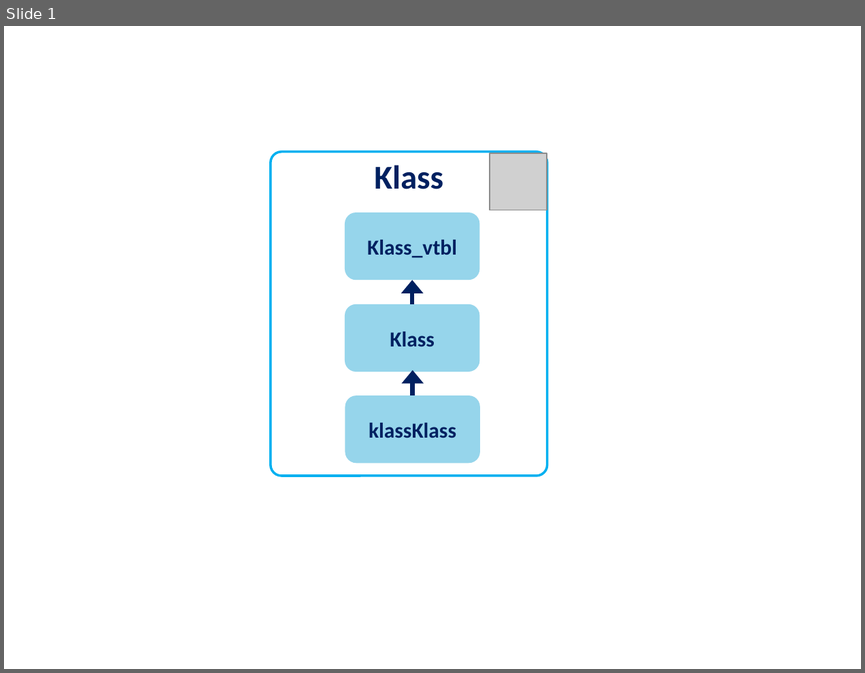
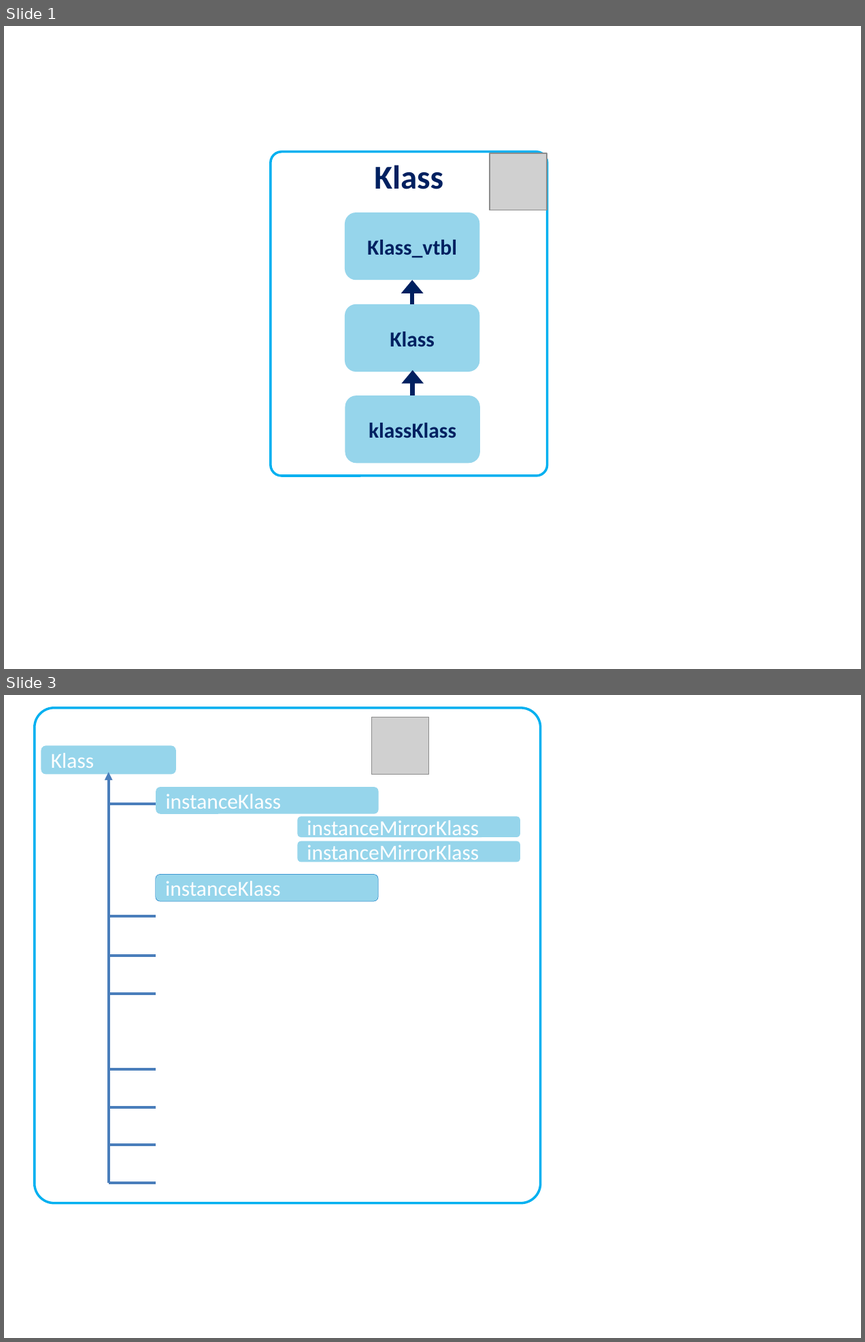
Before and after one commit to znipps/znipps.github.com, a slide deck: ppt/Klass.pptx. Shown one above the other, each under a label of ours: slide 1 before the commit, slides 1 and 3 after it; the slides between them are not shown. The pictures are 865x673 and 865x1342 pixels, drawn with LibreOffice and Linux fonts; fonts in the diff are those of the drawing; grey boxes stand for pictures. Boxes give left, top, right and bottom in pixels: in the first picture for what was removed or moved away, otherwise in the second. Text is boxed around its words. In the diff, an @@ line names an element or a change of style, - is before the commit and + after.

```diff
--- a/ppt/Klass.pptx
+++ b/ppt/Klass.pptx
@@ slide 3 added at (x1=4, y1=695, x2=861, y2=1338), background #FFFFFF @@
@@ rounded rectangle added at (x1=35, y1=708, x2=541, y2=1203), fill #FFFFFF, outline #00B0F0 2 pt @@
@@ picture added at (x1=372, y1=717, x2=429, y2=775) @@
@@ rounded rectangle added at (x1=41, y1=745, x2=175, y2=774), fill #96D5EB, 18 pt, text #FFFFFF @@
+Klass
@@ arrow added from (109, 1183) to (109, 772), #4B7EBC 2.25 pt @@
@@ rounded rectangle added at (x1=156, y1=787, x2=379, y2=813), fill #96D5EB, 18 pt, text #FFFFFF @@
+instanceKlass
@@ line added from (156, 804) to (109, 804), #4B7EBC 2.25 pt @@
@@ rounded rectangle added at (x1=297, y1=817, x2=520, y2=837), fill #96D5EB, 18 pt, text #FFFFFF @@
+instanceMirrorKlass
@@ rounded rectangle added at (x1=297, y1=841, x2=520, y2=861), fill #96D5EB, 18 pt, text #FFFFFF @@
+instanceMirrorKlass
@@ rounded rectangle added at (x1=156, y1=874, x2=379, y2=900), fill #96D5EB, outline #0070C0 0.25 pt, 18 pt, text #FFFFFF @@
+instanceKlass
@@ line added from (156, 916) to (109, 916), #4B7EBC 2.25 pt @@
@@ line added from (156, 955) to (109, 955), #4B7EBC 2.25 pt @@
@@ line added from (156, 993) to (109, 993), #4B7EBC 2.25 pt @@
@@ line added from (156, 1068) to (109, 1068), #4B7EBC 2.25 pt @@
@@ line added from (156, 1107) to (109, 1107), #4B7EBC 2.25 pt @@
@@ line added from (156, 1145) to (109, 1145), #4B7EBC 2.25 pt @@
@@ line added from (156, 1183) to (109, 1183), #4B7EBC 2.25 pt @@
```
Also in this commit, not shown: 1 slide changed, 2 other slides added, 3 other files.
